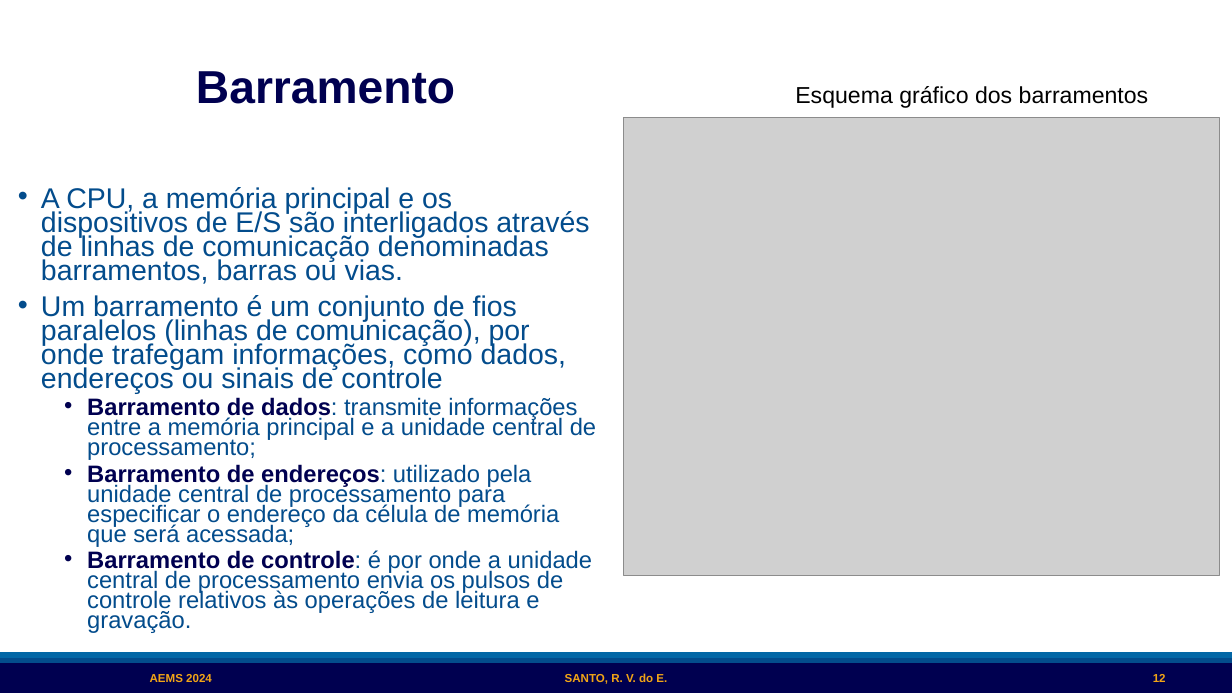
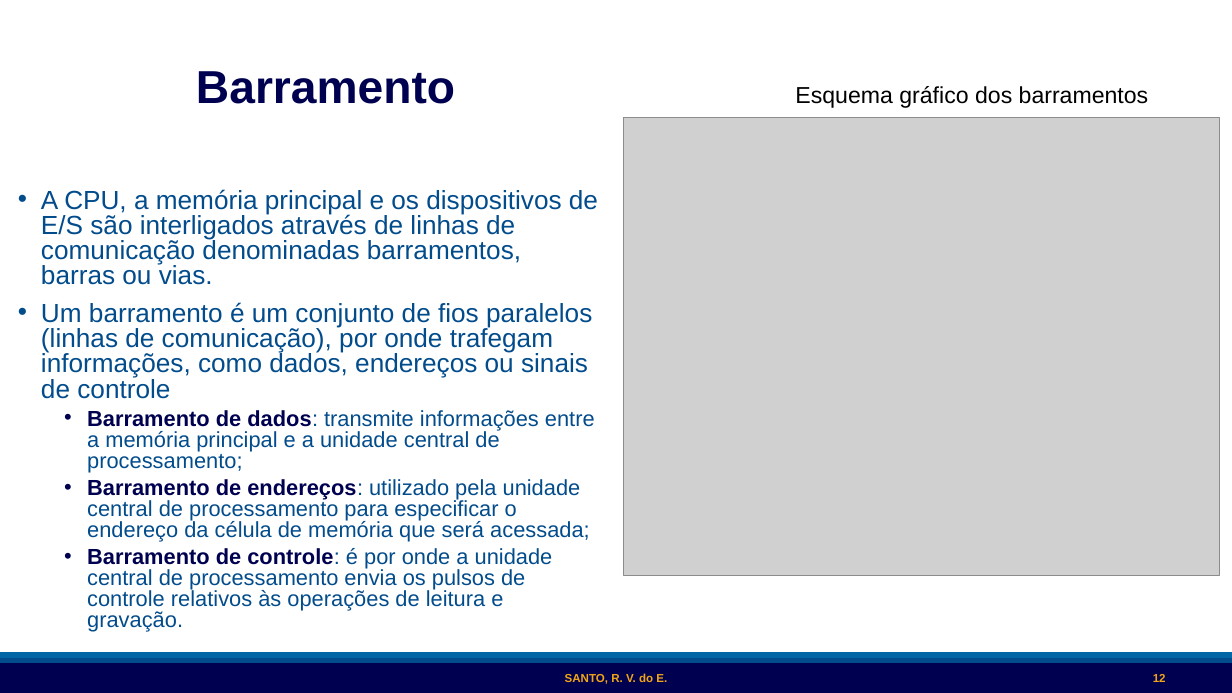
Before and after one commit to Professor-Richard/Linux, a slide deck: slide 12 of Aula-03-arquitetura básica de computadores.pptx. Drawn at 1232x693 pixels with LibreOffice and Linux fonts; fonts in the diff are those of the drawing; grey boxes stand for pictures; background and template pictures are left out. Boxes give left, top, right and bottom in pixels: in the first picture for what was removed or moved away, otherwise in the second. Text is boxed around its words. In the diff, an @@ line names an element or a change of style, - is before the commit and + after.

```diff
--- a/Aula-03-arquitetura básica de computadores.pptx
+++ b/Aula-03-arquitetura básica de computadores.pptx
@@ text "A CPU, a memória principal ..." at bbox=[41, 189, 598, 632]: size 22.2 to 20.4 pt in "A CPU, a memória principal e os ...", "Um barramento é um conjunto de fios ..."; size 18.5 to 17 pt in "Barramento de dados: transmite informações entre a ...", "Barramento de endereços: utilizado pela unidade central ...", "Barramento de controle: é por onde a ..."; line spacing 0.7 to 0.8 @@
@@ text removed at bbox=[150, 674, 212, 682] @@
-AEMS 2024
```
Also in this commit, not shown: 24 other slides changed, 1 other file.
